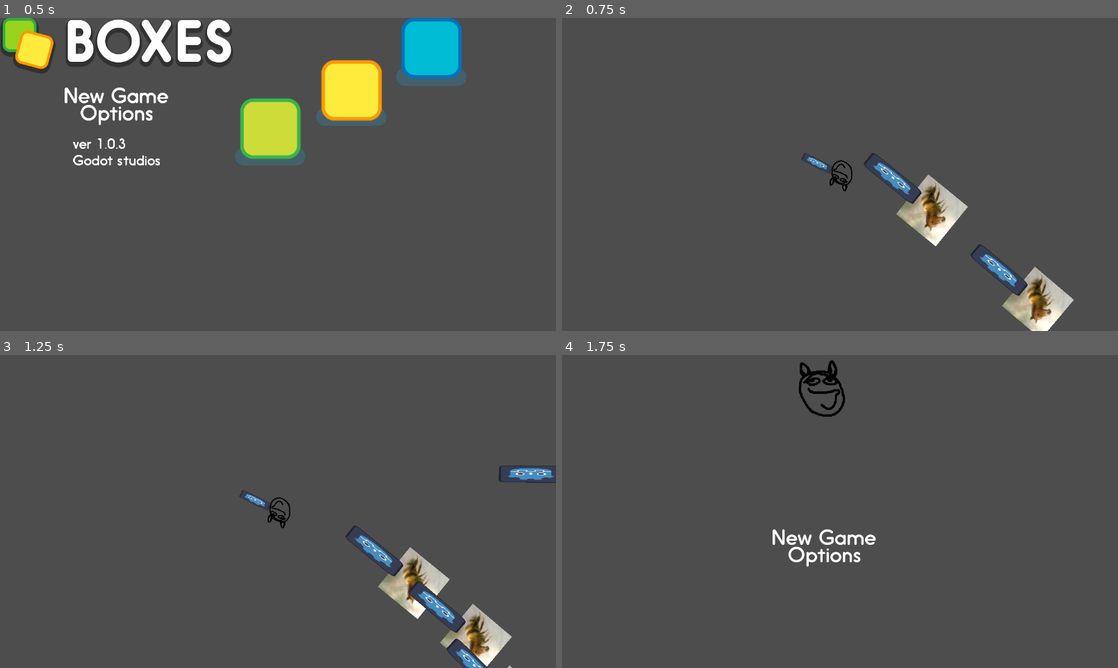
Above: before the commit, frames 1-4 (two rows, left to right).
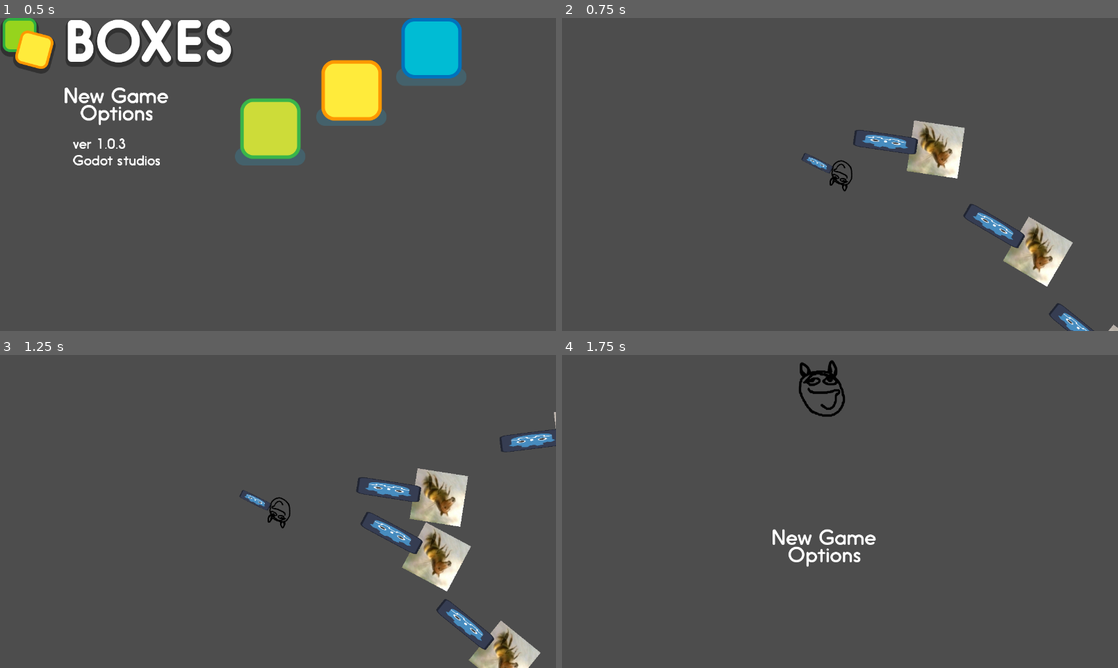
Above: after the commit, the same moments.

Repository: brianli378/ecs179-final-project
Game: Godot game, scene res://scenes/world.tscn
Two runs of this game, one before a commit and one after it. Both use one fixed random seed, a clock stepped at 60 frames per second and the inputs below.
Inputs (mouse positions are in pixels of both pictures, inside the frame that each line leads up to):
- Up to frame 1 (0.5 s): no input
- Up to frame 2 (0.75 s): click (678, 96) at 0.52 s
- Up to frame 3 (1.25 s): no input
- Up to frame 4 (1.75 s): tap Enter (ui_accept) at 1.25, 1.52 s; move the mouse to (962, 495) at 1.27 s; hold D (move_right) from 1.28 s (still down); tap Shift (dash) at 1.35 s

Frame 1 is identical in both runs. In frame 2, 7.2% of the frame differs, in the area x 52-100%, y 32-100%; in frame 3, 7.6%, in the area x 62-100%, y 18-100%; in frame 4, nothing differs.

Commit message:
damage and enemy death working

Diff:
--- a/2d-roguelike/scripts/enemies/basic_enemy.gd
+++ b/2d-roguelike/scripts/enemies/basic_enemy.gd
@@ -39,10 +39,16 @@
 	self.gun_manager.npc = true
 
 func _ready():
-	print("hi")
+	print("basic enemy ready")
 
 func _process(_delta: float) -> void:
 	look_at(_player.global_position)
+
+	if health == 0:
+		_handle_death()
+
+func _handle_death() -> void:
+	queue_free()
 
 func _physics_process(_delta: float) -> void:
 	_time += _delta
@@ -56,12 +62,14 @@
 	var direction: Vector2 = (_player.global_position - global_position).normalized()
 	var distance: float = _distance_to_player()
 
-	# move towards player
 	if distance > _furthest_leash:
-		global_position += direction * _movement_speed * _delta
+		# Move toward player
+		velocity = direction * _movement_speed
 	elif distance < _closest_leash:
-		# move away from player
-		global_position -= direction * _movement_speed * _delta
+		# Move away from player
+		velocity = -direction * _movement_speed
+
+	move_and_slide()
 
 
 #TODO: take damage (similar to exercise 3)
--- a/2d-roguelike/scripts/projectile.gd
+++ b/2d-roguelike/scripts/projectile.gd
@@ -10,3 +10,6 @@
 
 func _on_body_entered(_body: Node) -> void:
 	queue_free()
+	#TODO: get damage from projectile
+	if _body is BasicEnemy:
+		_body.health -= 50
